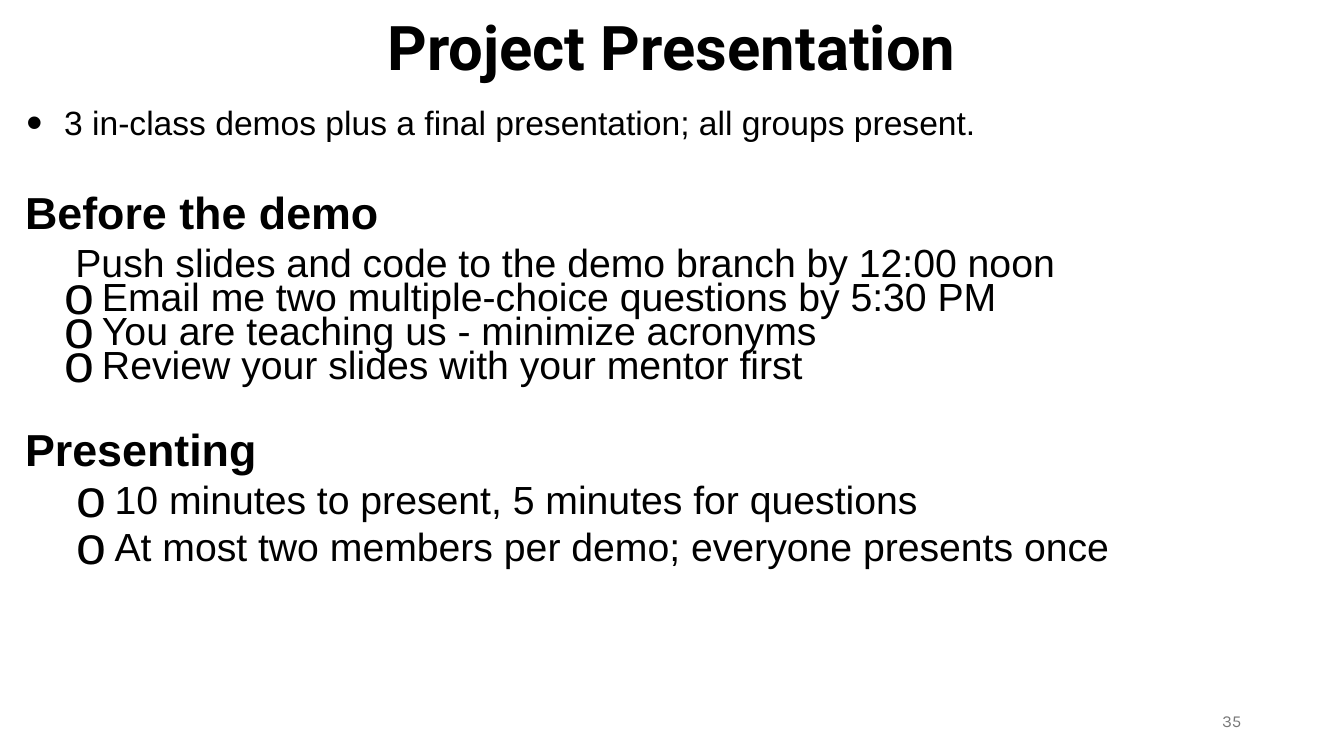
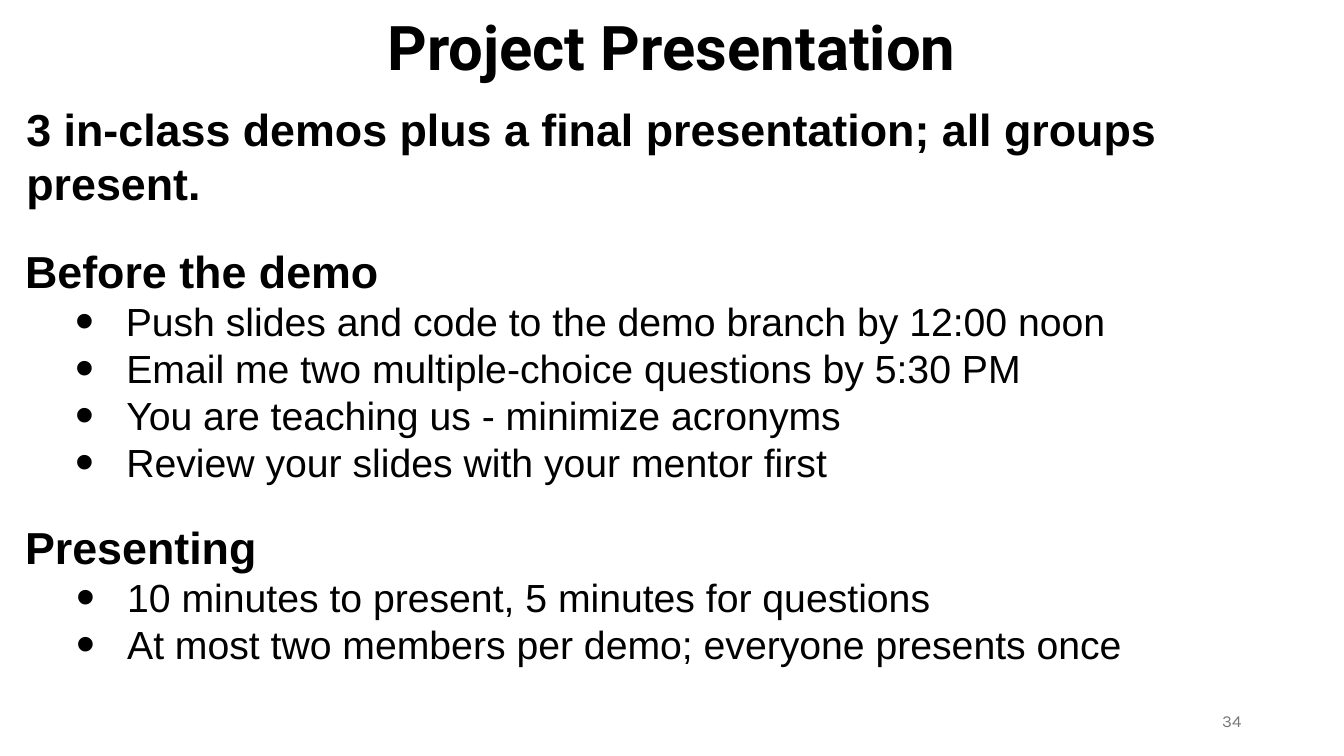
Before and after one commit to ec528/ec528.github.io, a slide deck: slide 34 of slides/fall26/1-introduction.pptx (slide 35 before the commit). Drawn at 1344x756 pixels with LibreOffice and Linux fonts; fonts in the diff are those of the drawing. Boxes give left, top, right and bottom in pixels: in the first picture for what was removed or moved away, otherwise in the second. Text is boxed around its words. In the diff, an @@ line names an element or a change of style, - is before the commit and + after.

```diff
--- a/slides/fall26/1-introduction.pptx
+++ b/slides/fall26/1-introduction.pptx
@@ text at [26, 113, 1156, 667]: size 24 to 32 pt, bold on in "3 in-class demos plus a final presentation; ..."; bullet • to none; less space between paragraphs; bullet none to •; bullet o to •; line spacing 24.4pt to 1 @@
@@ page number at [1222, 716, 1241, 727]: text changed @@
-35
+34
```
Also in this commit, not shown: 7 other slides changed, 1 other file.
